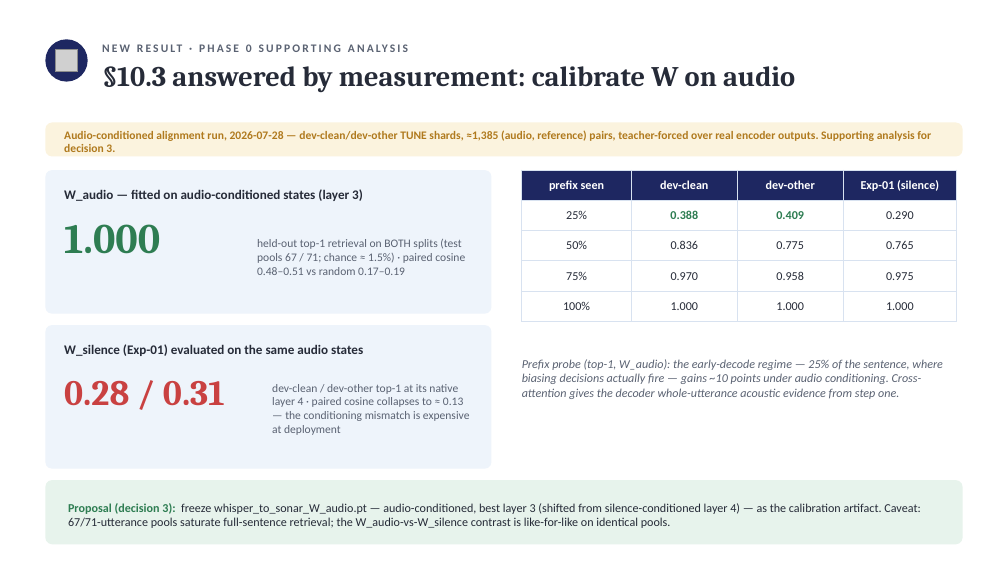
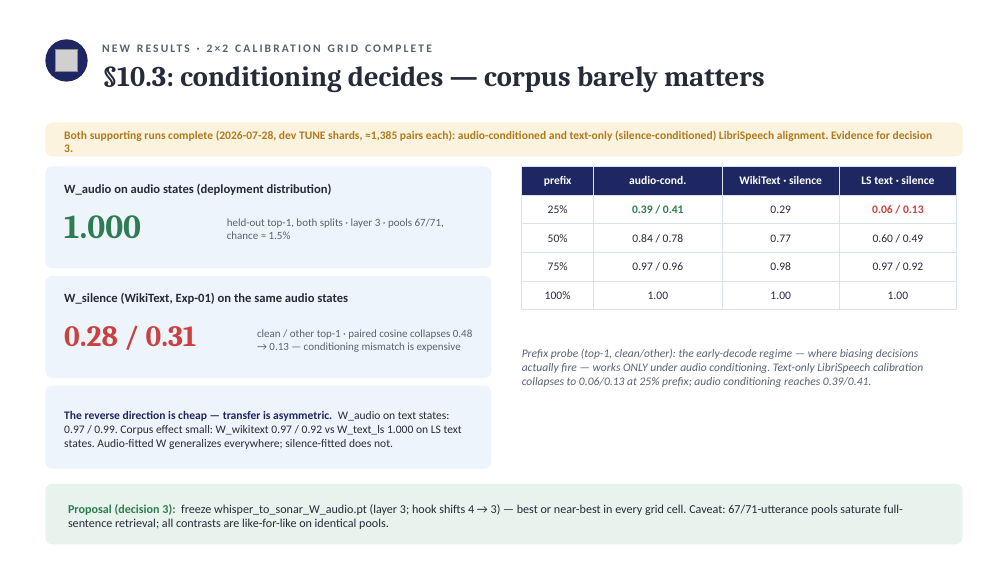
Before and after one commit to MuruganR96/Semantic_Whisper_CB, a slide deck: slide 13 of phase0_spec_review.pptx. Drawn at 1008x567 pixels with LibreOffice and Linux fonts; fonts in the diff are those of the drawing; grey boxes stand for pictures. Boxes give left, top, right and bottom in pixels: in the first picture for what was removed or moved away, otherwise in the second. Text is boxed around its words. In the diff, an @@ line names an element or a change of style, - is before the commit and + after.

```diff
--- a/phase0_spec_review.pptx
+++ b/phase0_spec_review.pptx
@@ text at bbox=[207, 44, 228, 52]: text changed @@
-NEW RESULT · PHASE 0 SUPPORTING ANALYSIS
+NEW RESULTS · 2×2 CALIBRATION GRID COMPLETE
@@ text at bbox=[102, 66, 765, 92]: text changed @@
-§10.3 answered by measurement: calibrate W on audio
+§10.3: conditioning decides — corpus barely matters
@@ text at bbox=[64, 130, 933, 152]: text changed @@
-Audio-conditioned alignment run, 2026-07-28 — dev-clean/dev-other TUNE shards, ≈1,385 (audio, reference) pairs, teacher-forced over real encoder outputs. Supporting analysis for decision 3.
+Both supporting runs complete (2026-07-28, dev TUNE shards, ≈1,385 pairs each): audio-conditioned and text-only (silence-conditioned) LibriSpeech alignment. Evidence for decision 3.
@@ rounded rectangle: place and size @@
-rounded rectangle at bbox=[45, 170, 492, 314]
+rounded rectangle at bbox=[45, 166, 492, 268]
@@ table at bbox=[522, 166, 957, 303] @@
-row 1: prefix seen | dev-clean | dev-other | Exp-01 (silence)
+row 1: prefix | audio-cond. | WikiText · silence | LS text · silence
-row 2: 25% | 0.388 | 0.409 | 0.290
+row 2: 25% | 0.39 / 0.41 | 0.29 | 0.06 / 0.13
-row 3: 50% | 0.836 | 0.775 | 0.765
+row 3: 50% | 0.84 / 0.78 | 0.77 | 0.60 / 0.49
-row 4: 75% | 0.970 | 0.958 | 0.975
+row 4: 75% | 0.97 / 0.96 | 0.98 | 0.97 / 0.92
-row 5: 100% | 1.000 | 1.000 | 1.000
+row 5: 100% | 1.00 | 1.00 | 1.00
@@ size 11.5 to 11 pt in "25%", "50%", "75%", "100%" @@
@@ table: place and size @@
-table at bbox=[522, 170, 957, 314]
+table at bbox=[522, 166, 957, 303]
@@ text "1.000": place and size @@
-text "1.000" at bbox=[64, 224, 160, 254]
+text "1.000" at bbox=[64, 215, 141, 238]
@@ text "1.000" at bbox=[64, 215, 141, 238]: size 40 to 32 pt @@
@@ text at bbox=[64, 184, 332, 195]: text changed; size 12.5 to 12 pt @@
-W_audio — fitted on audio-conditioned states (layer 3)
+W_audio on audio states (deployment distribution)
@@ text at bbox=[227, 218, 444, 239]: text changed; size 11 to 10.5 pt @@
-held-out top-1 retrieval on BOTH splits (test pools 67 / 71; chance ≈ 1.5%) · paired cosine 0.48–0.51 vs random 0.17–0.19
+held-out top-1, both splits · layer 3 · pools 67/71, chance ≈ 1.5%
@@ rounded rectangle: place and size @@
-rounded rectangle at bbox=[45, 325, 492, 469]
+rounded rectangle at bbox=[45, 276, 492, 378]
@@ text at bbox=[64, 293, 348, 304]: text changed; size 12.5 to 12 pt @@
-W_silence (Exp-01) evaluated on the same audio states
+W_silence (WikiText, Exp-01) on the same audio states
@@ text "0.28 / 0.31": place and size @@
-text "0.28 / 0.31" at bbox=[64, 381, 225, 406]
+text "0.28 / 0.31" at bbox=[64, 326, 197, 347]
@@ text "0.28 / 0.31" at bbox=[64, 326, 197, 347]: size 34 to 28 pt @@
@@ text at bbox=[257, 329, 472, 352]: text changed; size 11 to 10.5 pt @@
-dev-clean / dev-other top-1 at its native layer 4 · paired cosine collapses to ≈ 0.13 — the conditioning mismatch is expensive at deployment
+clean / other top-1 · paired cosine collapses 0.48 → 0.13 — conditioning mismatch is expensive
@@ text at bbox=[522, 349, 923, 387]: text changed; size 11.5 to 11 pt @@
-Prefix probe (top-1, W_audio): the early-decode regime — 25% of the sentence, where biasing decisions actually fire — gains ~10 points under audio conditioning. Cross-attention gives the decoder whole-utterance acoustic evidence from step one.
+Prefix probe (top-1, clean/other): the early-decode regime — where biasing decisions actually fire — works ONLY under audio conditioning. Text-only LibriSpeech calibration collapses to 0.06/0.13 at 25% prefix; audio conditioning reaches 0.39/0.41.
@@ rounded rectangle added at bbox=[45, 386, 492, 469], fill #EEF4FB @@
@@ text added at bbox=[64, 411, 462, 449], 11 pt, text #262B38 @@
+The reverse direction is cheap — transfer is asymmetric. W_audio on text states: 0.97 / 0.99. Corpus effect small: W_wikitext 0.97 / 0.92 vs W_text_ls 1.000 on LS text states. Audio-fitted W generalizes everywhere; silence-fitted does not.
@@ proportions changed in 3 elements at bbox=[45, 166, 492, 268], bbox=[45, 276, 492, 378], bbox=[45, 484, 963, 544] @@
@@ rounded rectangle: place and size @@
-rounded rectangle at bbox=[45, 480, 963, 544]
+rounded rectangle at bbox=[45, 484, 963, 544]
@@ text at bbox=[68, 504, 903, 529]: text changed @@
-Proposal (decision 3): freeze whisper_to_sonar_W_audio.pt — audio-conditioned, best layer 3 (shifted from silence-conditioned layer 4) — as the calibration artifact. Caveat: 67/71-utterance pools saturate full-sentence retrieval; the W_audio-vs-W_silence contrast is like-for-like on identical pools.
+Proposal (decision 3): freeze whisper_to_sonar_W_audio.pt (layer 3; hook shifts 4 → 3) — best or near-best in every grid cell. Caveat: 67/71-utterance pools saturate full-sentence retrieval; all contrasts are like-for-like on identical pools.
```
Also in this commit, not shown: 2 other slides changed, 5 other files.
